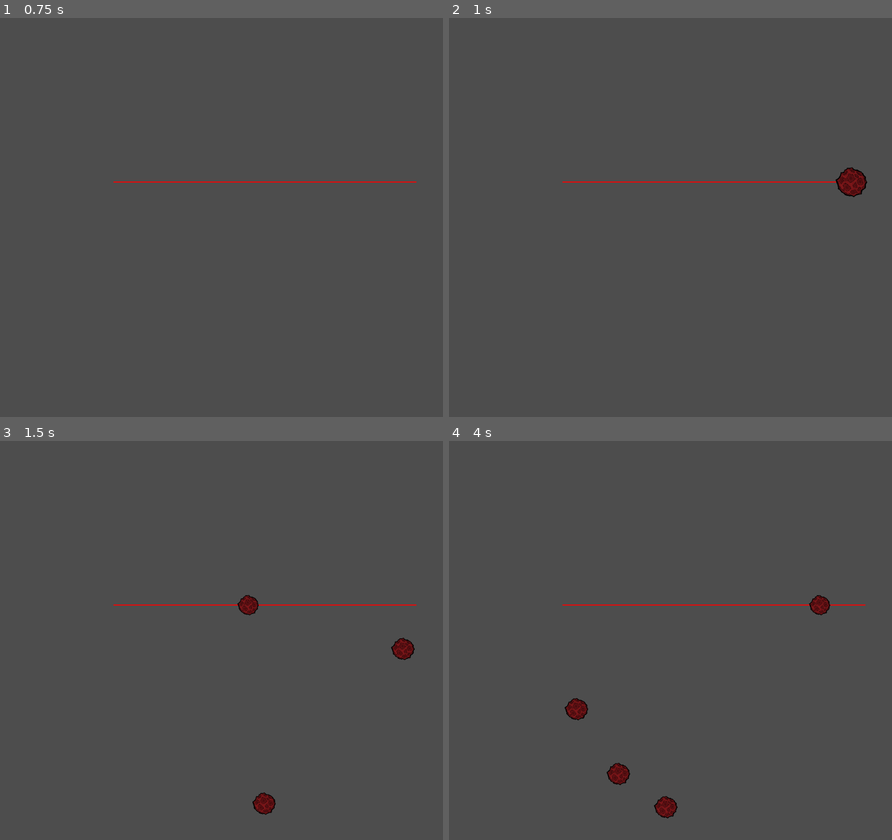
Above: before the commit, frames 1-4 (two rows, left to right).
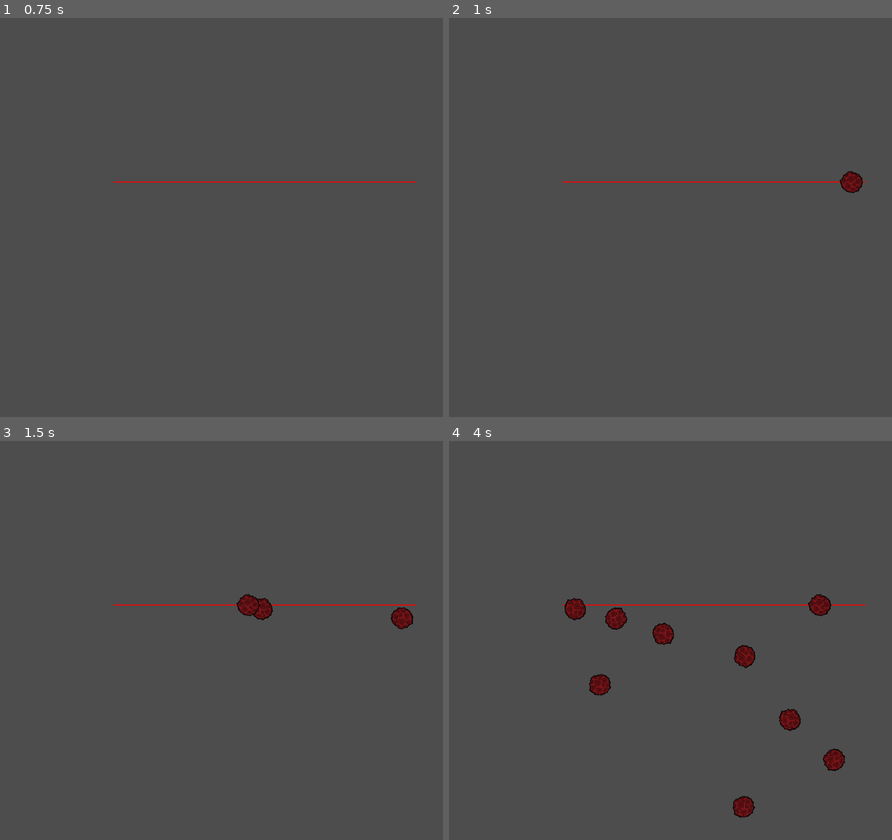
Above: after the commit, the same moments.

Repository: Arsen-PhylJoy/GBJam-11-BCPSW
Game: Godot game, scene res://_debug/test_levels/test_level_1.tscn
Same seed, same stepped clock (60 frames per second), same inputs: the game is played once before the commit and once after it. The project has no main scene, so this scene is started directly.
Inputs:
- Up to frame 1 (0.75 s): tap Enter at 0.5 s
- Up to frame 2 (1 s): no input
- Up to frame 3 (1.5 s): no input
- Up to frame 4 (4 s): no input

Frame 1 is identical in both runs. In frame 2, 0.3% of the frame differs, in the area x 87-95%, y 37-45%; in frame 3, 0.9%; in frame 4, 2.4%, in the area x 26-90%, y 38-95%.

Commit message:
Alpha Meteorite system
You can control randomness of initial velocity and angular velocity
You can control spawner width, meteorites persecond and gravity scale of all meteorites
You cannot control

Diff:
--- a/_debug/test_levels/test_level_1.gd
+++ b/_debug/test_levels/test_level_1.gd
@@ -6,9 +6,9 @@
 
 func _on_projectile_spawner_projectile_spawned(pos,new_scale,init_speed,angular_velocity,direction_vector,gravity_scale) -> void:
 	var meteor_instance: RigidBody2D =  $projectile_spawner.projectile.instantiate() as RigidBody2D
+	add_child(meteor_instance)
 	meteor_instance.global_position.x = pos
-	meteor_instance.scale = Vector2(new_scale,new_scale)
+	meteor_instance.global_scale = Vector2(new_scale,new_scale)
 	meteor_instance.linear_velocity = init_speed * direction_vector
 	meteor_instance.angular_velocity = angular_velocity
 	meteor_instance.gravity_scale = gravity_scale
-	add_child(meteor_instance)
--- a/_debug/test_levels/test_level_1.tscn
+++ b/_debug/test_levels/test_level_1.tscn
@@ -11,15 +11,10 @@
 projectile = ExtResource("3_k8le2")
 spawner_width = 300.0
 meteortirs_per_second = 4.0
-gravity_scale = 0.002
-min_initial_speed = 0.0
-max_initial_speed = 900.0
-min_angular_velocity = 0.0
-max_angular_velocity = 0.0
-min_scale = 0.8
-max_scale = 1.4
-left_deviation = 40.0
-right_deviation = 40.0
+gravity_scale = 0.1
+min_initial_speed = 1.0
+max_initial_speed = 1.0
+max_angular_velocity = 200.0
 
 [node name="test_camera" type="Camera2D" parent="."]
 position = Vector2(107, 35)
--- a/scenes/projectiles/projectile_spawner.tscn
+++ b/scenes/projectiles/projectile_spawner.tscn
@@ -5,6 +5,8 @@
 [node name="projectile_spawner" type="Node2D"]
 script = ExtResource("1_c54bo")
 spawner_width = 500.0
+min_angular_velocity = 1.0
+max_angular_velocity = 5.0
 
 [node name="Timer" type="Timer" parent="."]
 process_callback = 0
--- a/scripts/projectiles/meteorite/meteorite.gd
+++ b/scripts/projectiles/meteorite/meteorite.gd
@@ -1,12 +1,4 @@
 extends RigidBody2D
-# Called when the node enters the scene tree for the first time.
-func _ready() -> void:
-	pass # Replace with function body.
-
-
-# Called every frame. 'delta' is the elapsed time since the previous frame.
-func _process(delta: float) -> void:
-	pass
 
 func _exit_tree() -> void:
 	self.queue_free()
--- a/scripts/projectiles/projectile_spawner.gd
+++ b/scripts/projectiles/projectile_spawner.gd
@@ -17,12 +17,18 @@
 @export var min_angular_velocity: float = 10
 ##In degrees per secon.
 @export var max_angular_velocity: float = 20
+##[color=red]Doesn't work.[/color].
 @export_subgroup("scale")
+##[color=red]Doesn't work.[/color].
 @export var min_scale: float = 1
+##[color=red]Doesn't work.[/color].
 @export var max_scale: float = 1
 @export_subgroup("Direction vector")
 ##Deviation from the default direction vector in degrees. Default direction vector is (0,1) pointing down.
+##[color=red]Doesn't work.[/color].
 @export_range(0,90) var left_deviation: float = 0
+##Deviation from the default direction vector in degrees. Default direction vector is (0,1) pointing down.
+##[color=red]Doesn't work[/color].
 @export_range(0,90) var right_deviation: float = 0
 
 var rand: RandomNumberGenerator = RandomNumberGenerator.new()
